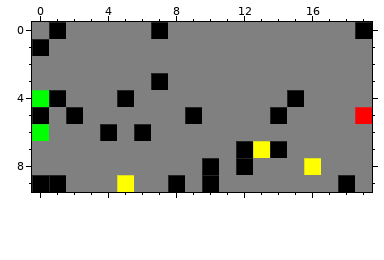
Edited in one commit: pixel-art sprite (CPS-Projet/saved.png). Above, as it was before the edit.
The file is 800x400 pixels, drawn in blocks of 40x40; one block is one cell here.
Now the later version:
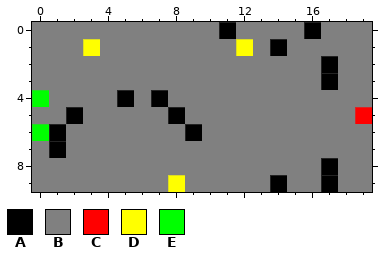
Palette (. is transparent): A #000000  B #808080  C #ff0000  D #ffff00  E #00ff00
Change:
Colour B becomes colour A in row 0 at x 11 and 16; in row 1 at x 14; in rows 2 to 3 at x 17; in row 4 at x 7; in row 5 at x 8; in row 6 at x 1 and 9.
Colour B becomes colour A in row 7 at x 1; in row 8 at x 17; in row 9 at x 14 and 17.
Colour A becomes colour B in row 0 at x 1, 7 and 19; in row 1 at x 0; in row 3 at x 7; in row 4 at x 1 and 15; in row 5 at x 0, 9 and 14; in row 6 at x 4 and 6.
Colour A becomes colour B in row 7 at x 12 and 14; in row 8 at x 10 and 12; in row 9 at x 0 to 1, 10 and 18.
Colour D becomes colour B in row 7 at x 13; in row 8 at x 16; in row 9 at x 5.
Colour A becomes colour D in row 9 at x 8.
Colour B becomes colour D in row 1 at x 3 and 12.
Pixel boxes of the changes (left, top, right, bottom) in both pictures:
changed: (32, 22, 372, 192)
